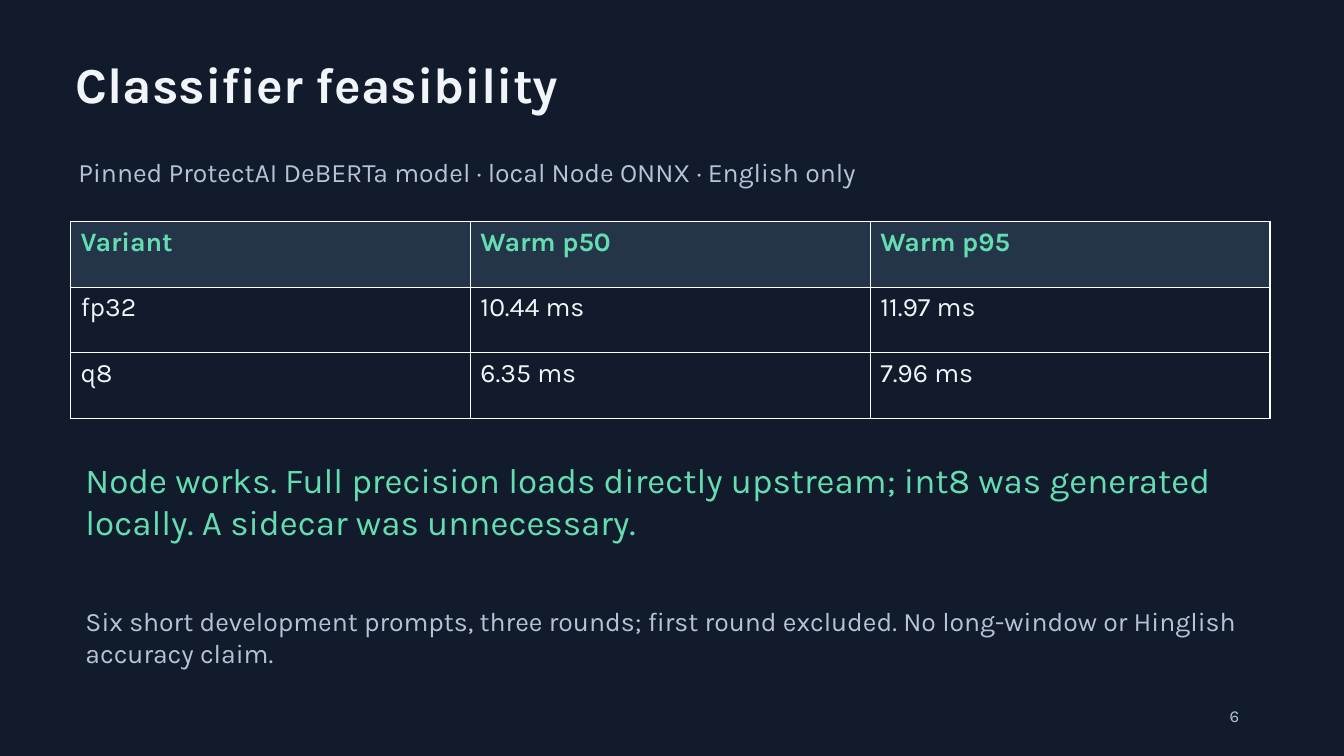
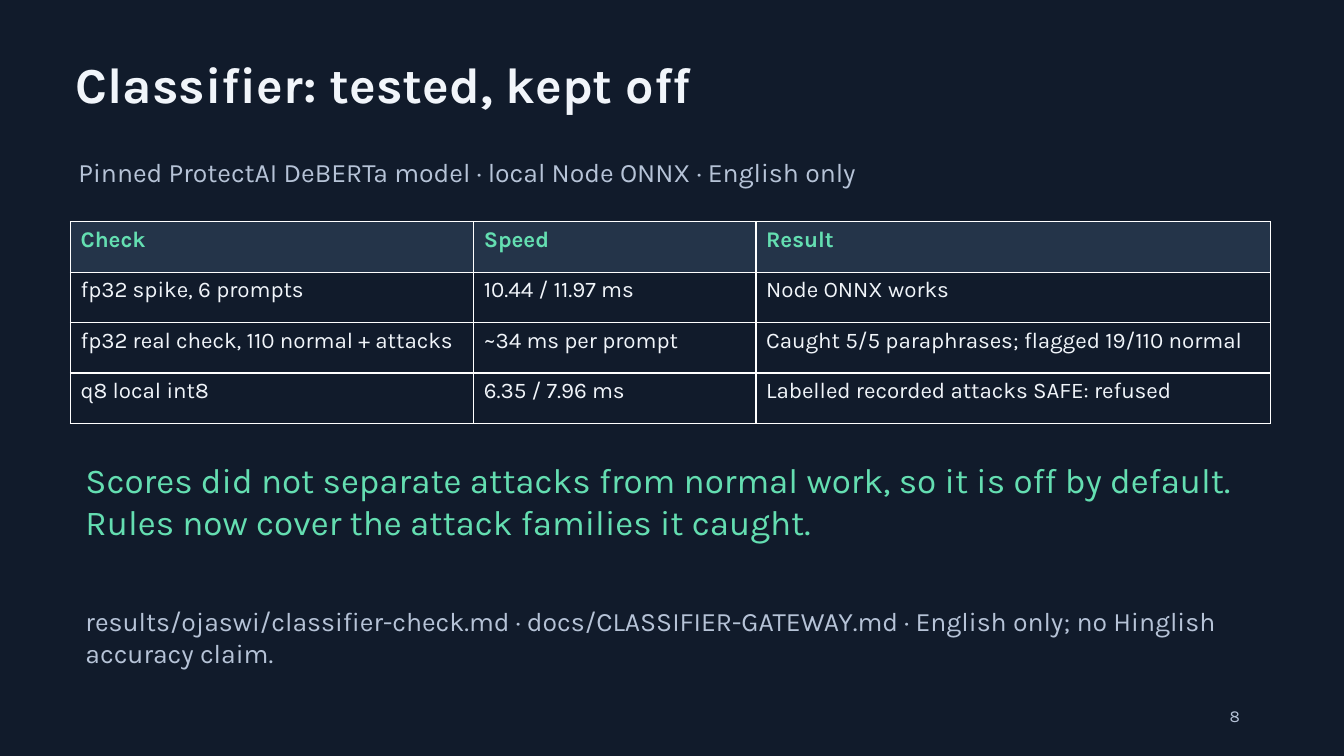
Before and after one commit to TeamElara/Aevia-AI, a slide deck: slide 8 of docs/Alwaz-LeakShield.pptx (slide 6 before the commit). Drawn at 1344x756 pixels with LibreOffice and Linux fonts; fonts in the diff are those of the drawing. Boxes give left, top, right and bottom in pixels: in the first picture for what was removed or moved away, otherwise in the second. Text is boxed around its words. In the diff, an @@ line names an element or a change of style, - is before the commit and + after.

```diff
--- a/docs/Alwaz-LeakShield.pptx
+++ b/docs/Alwaz-LeakShield.pptx
@@ text at [75, 67, 691, 115]: text changed @@
-Classifier feasibility
+Classifier: tested, kept off
@@ table at [71, 222, 1270, 423] @@
-row 1: Variant | Warm p50 | Warm p95
-row 2: fp32 | 10.44 ms | 11.97 ms
-row 3: q8 | 6.35 ms | 7.96 ms
+row 1: Check | Speed | Result
+row 2: fp32 spike, 6 prompts | 10.44 / 11.97 ms | Node ONNX works
+row 3: fp32 real check, 110 normal + attacks | ~34 ms per prompt | Caught 5/5 paraphrases; flagged 19/110 normal
+row 4: q8 local int8 | 6.35 / 7.96 ms | Labelled recorded attacks SAFE: refused
@@ text at [85, 469, 1230, 544]: text changed @@
-Node works. Full precision loads directly upstream; int8 was generated locally. A sidecar was unnecessary.
+Scores did not separate attacks from normal work, so it is off by default. Rules now cover the attack families it caught.
@@ text at [85, 611, 1215, 670]: text changed @@
-Six short development prompts, three rounds; first round excluded. No long-window or Hinglish accuracy claim.
+results/ojaswi/classifier-check.md · docs/CLASSIFIER-GATEWAY.md · English only; no Hinglish accuracy claim.
```
Also in this commit, not shown: 2 other slides changed, 2 slides added, 2 other files.
